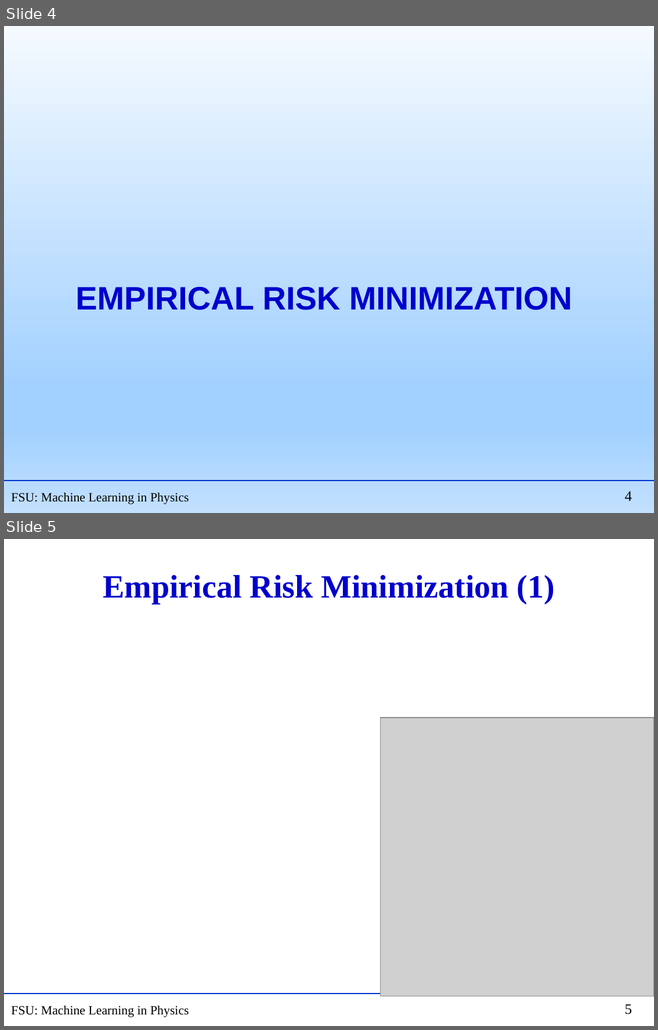
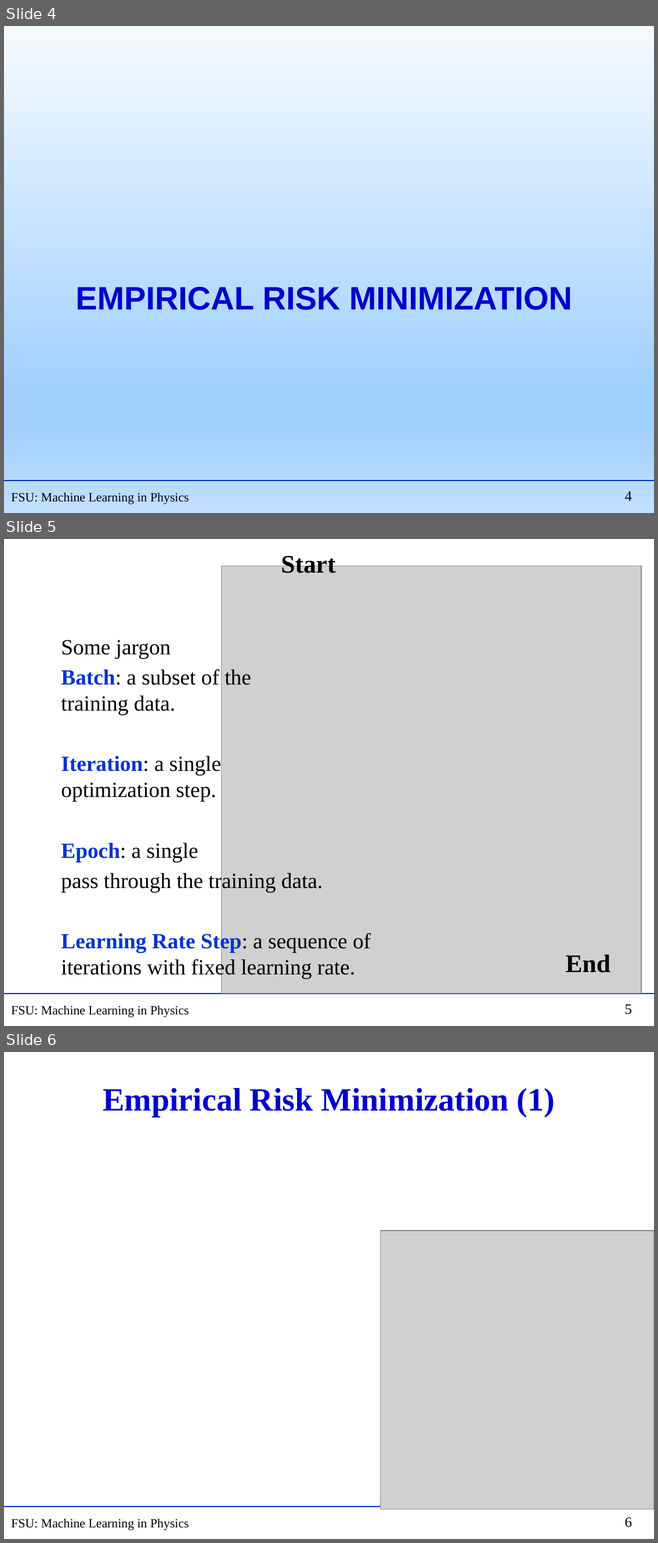
Before and after one commit to hbprosper/mlinphysics, a slide deck: Lectures/Week03/Lecture03.pptx. Shown one above the other, each under a label of ours: slides 4 and 5 before the commit, slides 4, 5 and 6 after it. The pictures are 658x1030 and 658x1543 pixels, drawn with LibreOffice and Linux fonts; fonts in the diff are those of the drawing; grey boxes stand for pictures. Boxes give left, top, right and bottom in pixels: in the first picture for what was removed or moved away, otherwise in the second. Text is boxed around its words. In the diff, an @@ line names an element or a change of style, - is before the commit and + after.

Commit message:
add Lecture 3

```diff
--- a/Lectures/Week03/Lecture03.pptx
+++ b/Lectures/Week03/Lecture03.pptx
@@ slide 5 added at [4,539,654,1026], background #FFFFFF; not listed: 3 template elements that a slide beside it also shows @@
@@ text added at [281,553,335,573], 28 pt, text #000000, bold @@
+Start
@@ picture added at [221,566,641,993] @@
@@ text added at [61,640,371,979], 24 pt, text #000000 @@
+Some jargon
+Batch: a subset of the
+training data.
+Iteration: a single
+optimization step.
+Epoch: a single
+pass through the training data.
+Learning Rate Step: a sequence of iterations with fixed learning rate.
@@ text added at [565,954,610,973], 28 pt, text #000000, bold @@
+End
@@ what was slide 5 is now slide 6 @@
@@ page number at [625,1517,632,1528]: text changed @@
-5
+6
```
Also in this commit, not shown: 4 other files.
